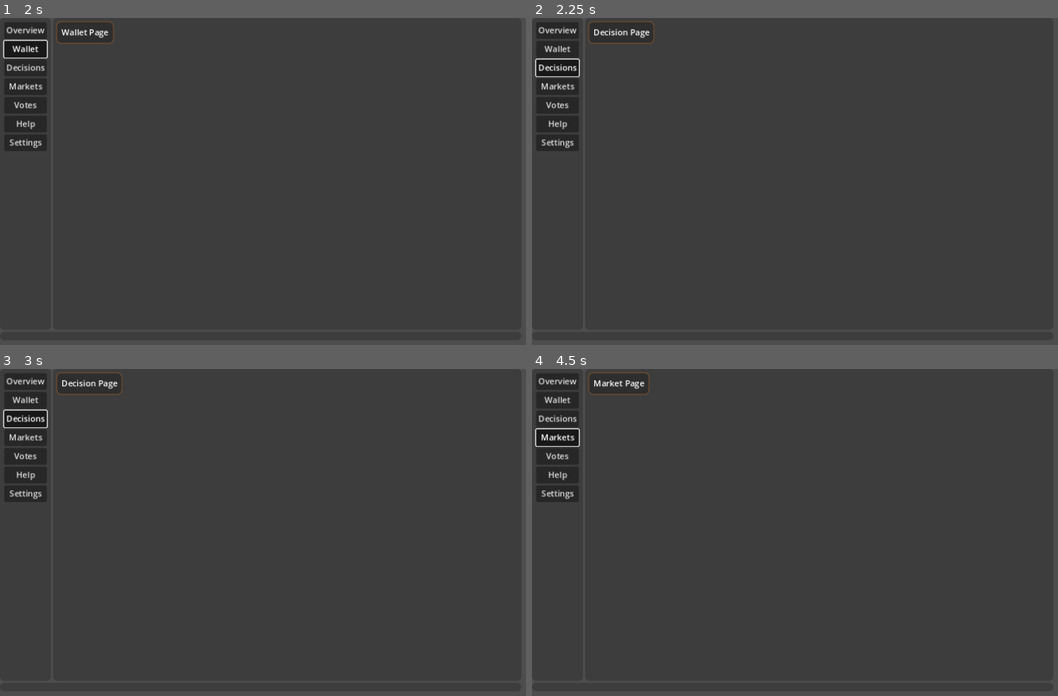
Above: before the commit, frames 1-4 (two rows, left to right).
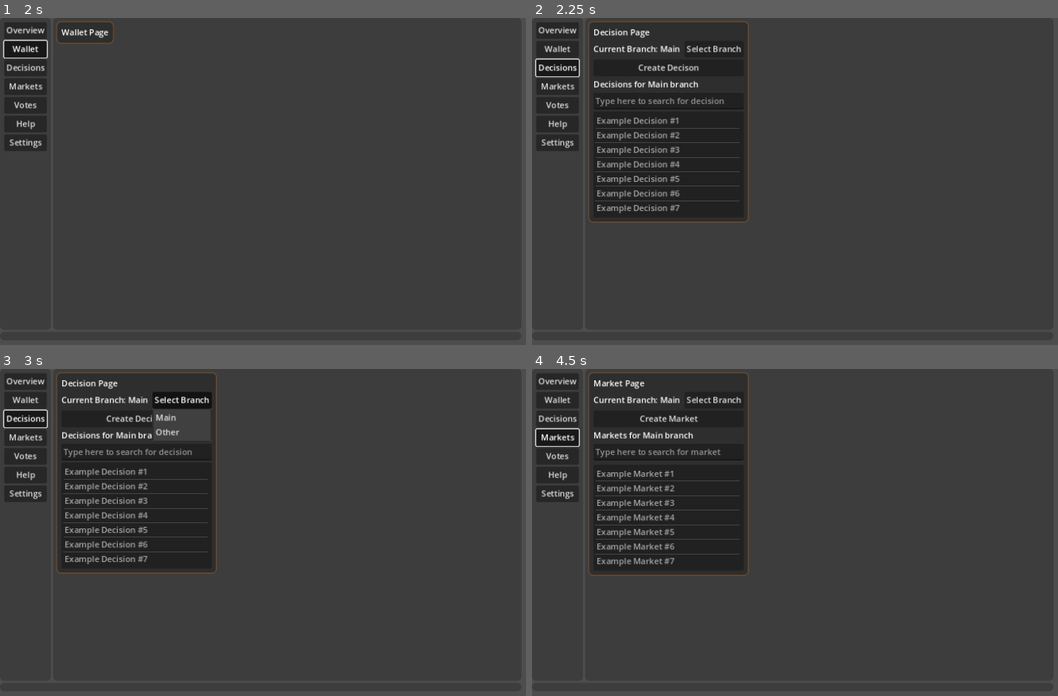
Above: after the commit, the same moments.

Repository: LayerTwo-Labs/hivemind_gui
Game: Godot game, scene res://scene/main_window.tscn
Two runs of this game, one before a commit and one after it. Both use one fixed random seed, a clock stepped at 60 frames per second and the inputs below.
Inputs (mouse positions are in pixels of both pictures, inside the frame that each line leads up to):
- Up to frame 1 (2 s): click "Overview" at 0.5 s; click "Wallet" at 1.25 s
- Up to frame 2 (2.25 s): click "Decisions" at 2 s
- Up to frame 3 (3 s): click (184, 401) at 2.75 s, where only the run after the commit has a clickable "Select Branch"
- Up to frame 4 (4.5 s): click (668, 418) at 3.5 s, where only the run after the commit has a clickable "Create Decison"; click "Markets" at 4.25 s

Frame 1 is identical in both runs. In frame 2, 12% of the frame differs, in the area x 10-42%, y 0-63%; in frame 3, 11%; in frame 4, 12%, in the area x 10-42%, y 0-64%.

Commit message:
Add basic decision and market page layout

Diff:
--- a/hivemind_gui/scene/main_window.tscn
+++ b/hivemind_gui/scene/main_window.tscn
@@ -187,10 +187,59 @@
 offset_bottom = 40.0
 theme_override_styles/panel = ExtResource("3_e6xpv")
 
-[node name="Label" type="Label" parent="Margin/VBoxMain/HBoxMain/PanelPages/DecisionPage/PanelContainer"]
+[node name="VBoxContainer" type="VBoxContainer" parent="Margin/VBoxMain/HBoxMain/PanelPages/DecisionPage/PanelContainer"]
+layout_mode = 2
+
+[node name="Label" type="Label" parent="Margin/VBoxMain/HBoxMain/PanelPages/DecisionPage/PanelContainer/VBoxContainer"]
 layout_mode = 2
 text = "Decision Page"
 
+[node name="HBoxContainer" type="HBoxContainer" parent="Margin/VBoxMain/HBoxMain/PanelPages/DecisionPage/PanelContainer/VBoxContainer"]
+layout_mode = 2
+
+[node name="Label" type="Label" parent="Margin/VBoxMain/HBoxMain/PanelPages/DecisionPage/PanelContainer/VBoxContainer/HBoxContainer"]
+layout_mode = 2
+text = "Current Branch: Main "
+
+[node name="MenuButtonSelectBranch" type="MenuButton" parent="Margin/VBoxMain/HBoxMain/PanelPages/DecisionPage/PanelContainer/VBoxContainer/HBoxContainer"]
+layout_mode = 2
+text = "Select Branch"
+flat = false
+switch_on_hover = true
+item_count = 2
+popup/item_0/text = "Main"
+popup/item_0/checked = true
+popup/item_1/text = "Other"
+popup/item_1/id = 1
+
+[node name="ButtonCreateDecision" type="Button" parent="Margin/VBoxMain/HBoxMain/PanelPages/DecisionPage/PanelContainer/VBoxContainer"]
+layout_mode = 2
+text = "Create Decison"
+
+[node name="VBoxContainer3" type="VBoxContainer" parent="Margin/VBoxMain/HBoxMain/PanelPages/DecisionPage/PanelContainer/VBoxContainer"]
+layout_mode = 2
+size_flags_horizontal = 3
+
+[node name="Label" type="Label" parent="Margin/VBoxMain/HBoxMain/PanelPages/DecisionPage/PanelContainer/VBoxContainer/VBoxContainer3"]
+layout_mode = 2
+text = "Decisions for Main branch"
+
+[node name="LineEditSearch" type="LineEdit" parent="Margin/VBoxMain/HBoxMain/PanelPages/DecisionPage/PanelContainer/VBoxContainer/VBoxContainer3"]
+layout_mode = 2
+placeholder_text = "Type here to search for decision"
+
+[node name="ItemList" type="ItemList" parent="Margin/VBoxMain/HBoxMain/PanelPages/DecisionPage/PanelContainer/VBoxContainer/VBoxContainer3"]
+layout_mode = 2
+auto_height = true
+item_count = 7
+item_0/text = "Example Decision #1"
+item_1/text = "Example Decision #2"
+item_2/text = "Example Decision #3"
+item_3/text = "Example Decision #4"
+item_4/text = "Example Decision #5"
+item_5/text = "Example Decision #6"
+item_6/text = "Example Decision #7"
+
 [node name="MarketPage" type="Control" parent="Margin/VBoxMain/HBoxMain/PanelPages"]
 visible = false
 layout_mode = 2
@@ -201,9 +250,61 @@
 offset_bottom = 40.0
 theme_override_styles/panel = ExtResource("3_e6xpv")
 
-[node name="Label" type="Label" parent="Margin/VBoxMain/HBoxMain/PanelPages/MarketPage/PanelContainer"]
+[node name="VBoxContainer" type="VBoxContainer" parent="Margin/VBoxMain/HBoxMain/PanelPages/MarketPage/PanelContainer"]
+layout_mode = 2
+
+[node name="Label" type="Label" parent="Margin/VBoxMain/HBoxMain/PanelPages/MarketPage/PanelContainer/VBoxContainer"]
 layout_mode = 2
 text = "Market Page"
+
+[node name="HBoxContainer" type="HBoxContainer" parent="Margin/VBoxMain/HBoxMain/PanelPages/MarketPage/PanelContainer/VBoxContainer"]
+layout_mode = 2
+
+[node name="Label" type="Label" parent="Margin/VBoxMain/HBoxMain/PanelPages/MarketPage/PanelContainer/VBoxContainer/HBoxContainer"]
+layout_mode = 2
+text = "Current Branch: Main "
+
+[node name="MenuButtonSelectBranch" type="MenuButton" parent="Margin/VBoxMain/HBoxMain/PanelPages/MarketPage/PanelContainer/VBoxContainer/HBoxContainer"]
+layout_mode = 2
+text = "Select Branch"
+flat = false
+switch_on_hover = true
+item_count = 2
+popup/item_0/text = "Main"
+popup/item_0/checked = true
+popup/item_1/text = "Other"
+popup/item_1/id = 1
+
+[node name="ButtonCreateDecision" type="Button" parent="Margin/VBoxMain/HBoxMain/PanelPages/MarketPage/PanelContainer/VBoxContainer"]
+layout_mode = 2
+text = "Create Market"
+
+[node name="VBoxContainer3" type="VBoxContainer" parent="Margin/VBoxMain/HBoxMain/PanelPages/MarketPage/PanelContainer/VBoxContainer"]
+layout_mode = 2
+size_flags_horizontal = 3
+
+[node name="Label" type="Label" parent="Margin/VBoxMain/HBoxMain/PanelPages/MarketPage/PanelContainer/VBoxContainer/VBoxContainer3"]
+layout_mode = 2
+text = "Markets for Main branch"
+
+[node name="LineEditSearch" type="LineEdit" parent="Margin/VBoxMain/HBoxMain/PanelPages/MarketPage/PanelContainer/VBoxContainer/VBoxContainer3"]
+layout_mode = 2
+placeholder_text = "Type here to search for market"
+
+[node name="HBoxContainer2" type="HBoxContainer" parent="Margin/VBoxMain/HBoxMain/PanelPages/MarketPage/PanelContainer/VBoxContainer/VBoxContainer3"]
+layout_mode = 2
+
+[node name="ItemList" type="ItemList" parent="Margin/VBoxMain/HBoxMain/PanelPages/MarketPage/PanelContainer/VBoxContainer/VBoxContainer3"]
+layout_mode = 2
+auto_height = true
+item_count = 7
+item_0/text = "Example Market #1"
+item_1/text = "Example Market #2"
+item_2/text = "Example Market #3"
+item_3/text = "Example Market #4"
+item_4/text = "Example Market #5"
+item_5/text = "Example Market #6"
+item_6/text = "Example Market #7"
 
 [node name="VotePage" type="Control" parent="Margin/VBoxMain/HBoxMain/PanelPages"]
 visible = false
